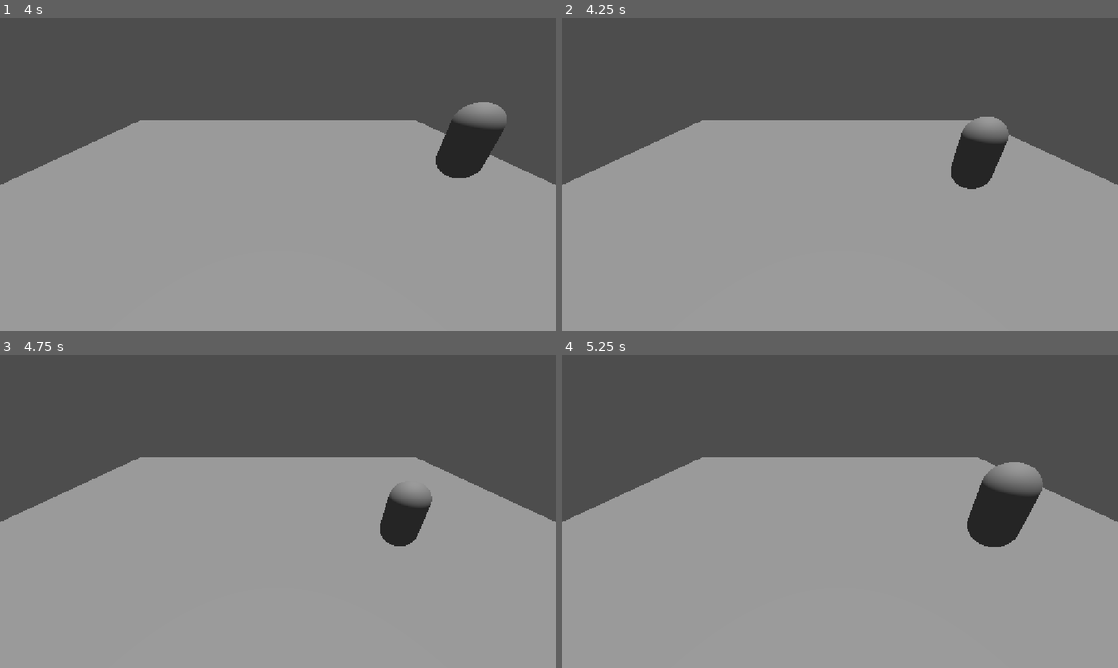
Above: before the commit, frames 1-4 (two rows, left to right).
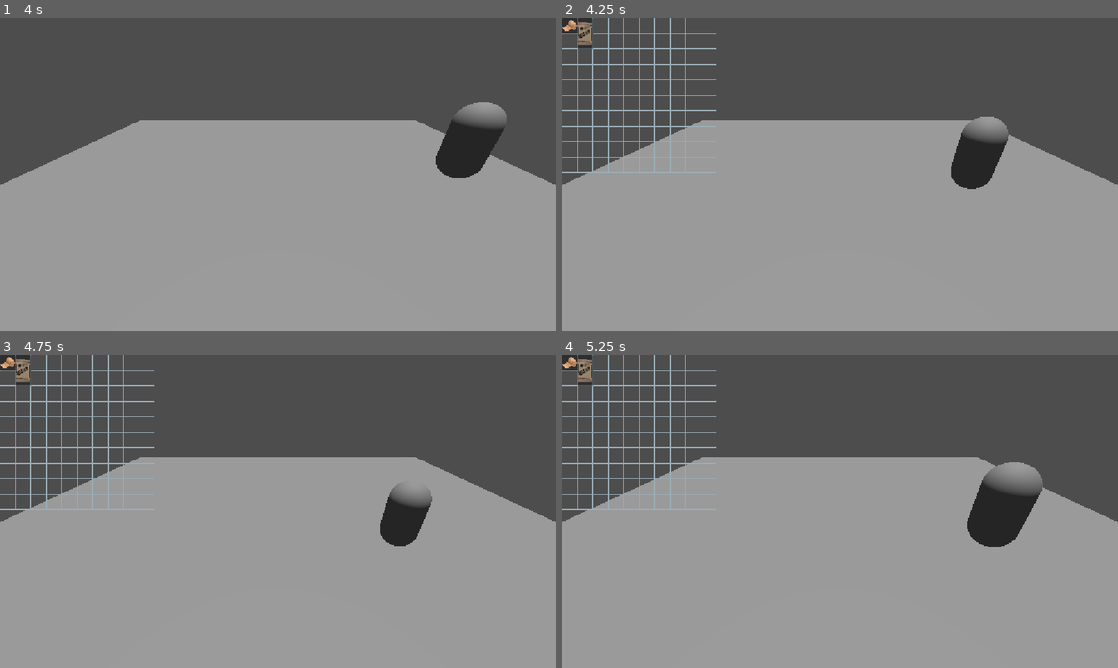
Above: after the commit, the same moments.

Repository: Into-The-Maze/into-the-maze-testing
Game: Godot game, scene res://world.tscn
Two runs of this game, one before a commit and one after it. Both use one fixed random seed, a clock stepped at 60 frames per second and the inputs below.
Inputs (mouse positions are in pixels of both pictures, inside the frame that each line leads up to):
- Up to frame 1 (4 s): tap Enter (ui_accept) at 0.5, 0.77, 2, 3.5, 3.77 s; move the mouse to (400, 158) at 0.52 s; press the mouse at (400, 158) at 0.53 s; hold Right (ui_right) 0.53-1.25 s; tap R (Rotate, bound only after the commit) at 0.8, 2.3, 3.8 s; release the mouse at (400, 158) at 1.25 s; drag from (166, 190) to (250, 237) at 1.27 s; move the mouse to (333, 105) at 2.02 s; press the mouse at (333, 105) at 2.03 s; hold Right (ui_right) 2.03-2.75 s; release the mouse at (333, 105) at 2.75 s; drag from (250, 237) to (111, 127) at 2.77 s; move the mouse to (444, 221) at 3.52 s; press the mouse at (444, 221) at 3.53 s; hold Left (ui_left) from 3.53 s (still down)
- Up to frame 2 (4.25 s): keep holding Left (ui_left); tap I (Open Inventory) at 4.15 s
- Up to frame 3 (4.75 s): release Left (ui_left) at 4.25 s; release the mouse at (444, 558) at 4.25 s; drag from (111, 464) to (194, 433) at 4.27 s
- Up to frame 4 (5.25 s): tap Enter (ui_accept) at 5 s; move the mouse to (867, 511) at 5.02 s; press the mouse at (867, 511) at 5.03 s; hold Down (ui_down) from 5.03 s (still down)

Frame 1 is identical in both runs. In frame 2, 1.9% of the frame differs, in the area x 0-28%, y 0-50%; in frame 3, 1.9%; in frame 4, 1.9%.

Commit message:
feat: Inventory works boom

Diff:
--- a/test-inventory-ui-stack/autoload/ui_manager.gd
+++ b/test-inventory-ui-stack/autoload/ui_manager.gd
@@ -1,20 +1,42 @@
 extends Node
 
-var held_item_id: String = ""
-var held_item_is_rotated: bool = false
-var held_item_origin_inventory: Inventory = null
-var held_item_origin_position: Vector2i = Vector2i.ZERO
-
-# StringName key -> PackedScene panel
 const PANELS := {
-	&"inventory": preload("res://inventory/ui/ui_inventory.tscn")
+	&"inventory": preload("res://inventory/ui/inventory_grid.tscn")
 }
 
-func spawn_inventory(inv: Inventory) -> Control:
-	return Control.new()
+var drag_rotated: bool = false
 
-func try_take(inv: Inventory, id_unique: String):
-	pass
+func spawn_inventory(inv: Inventory):
+	var inv_panel = PANELS[&"inventory"].instantiate()
+	add_child(inv_panel)
+	inv_panel.inventory = inv
+	test(inv_panel.inventory)
 
-func try_place(inv: Inventory, top_left: Vector2i):
-	pass
+func can_move(to_inv: Inventory, id_unique: String, top_left: Vector2i, rotated: bool) -> bool:
+	return to_inv.can_place_at(id_unique, top_left, rotated)
+
+func try_move(from_inv: Inventory, to_inv: Inventory, id_unique: String, top_left: Vector2i, rotated: bool) -> bool:
+	if not to_inv.can_place_at(id_unique, top_left, rotated):
+		return false
+
+	var origin: InventoryEntry = from_inv.take_item(id_unique)
+	if origin == null:
+		return false
+
+	var result := to_inv.place_item(id_unique, top_left, rotated)
+	match result:
+		Inventory.PlacementResult.PLACED, Inventory.PlacementResult.MERGE_FULL:
+			return true
+		_:
+			from_inv.place_item(id_unique, origin.top_left, origin.rotated)
+			return result == Inventory.PlacementResult.MERGE_PART
+
+func _input(event: InputEvent) -> void:
+	if event.is_action_pressed("Rotate") and get_viewport().gui_is_dragging():
+		drag_rotated = not drag_rotated
+
+func test(inv: Inventory):
+	var bandage = ITEM_INSTANCE_REGISTRY.create_instance(&"bandage")
+	inv.auto_insert_item(bandage.id_unique)
+	var mre = ITEM_INSTANCE_REGISTRY.create_instance(&"mre")
+	inv.auto_insert_item(mre.id_unique)
--- a/test-inventory-ui-stack/inventory/data/inventory.gd
+++ b/test-inventory-ui-stack/inventory/data/inventory.gd
@@ -10,13 +10,11 @@
 
 const NO_POSITION := Vector2i(-1, -1)
 
-var _data := InventoryData.new()
-
-@export var grid_size: Vector2i = Vector2i(10, 10):
+@export var _data := InventoryData.new()
+
+var grid_size: Vector2i:
 	get:
 		return _data.grid_size
-	set(value):
-		_data.grid_size = value
 
 ### Queries ###
 func get_item_at(cell: Vector2i) -> String:
@@ -32,7 +30,7 @@
 	return _classify_drop(id_unique, top_left, rotated).kind != _Drop.BLOCKED
 
 func find_free_position(id_unique: String, rotated: bool = false) -> Vector2i:
-	var footprint = _get_footprint(id_unique, rotated)
+	var footprint = get_footprint(id_unique, rotated)
 
 	if footprint == Vector2i.ZERO:
 		return NO_POSITION
@@ -73,11 +71,11 @@
 	if not ITEM_INSTANCE_REGISTRY.has_instance(id_unique):
 		return false
 	var instance: ItemInstance = ITEM_INSTANCE_REGISTRY.get_instance(id_unique)
-	var definition: ItemDefinition = ITEM_DEFINITION_REGISTRY.get_definition(instance.definition_id)
+	var definition: ItemDefinition = ITEM_DEFINITION_REGISTRY.get_definition(instance.id_def)
 	if definition == null:
 		return false
 
-	if definition.is_stackable_fungible:
+	if definition.is_stackable:
 		for existing_id in _data.placements.keys():
 			if instance.quantity <= 0:
 				break
@@ -101,7 +99,7 @@
 ### Internal ###
 func _classify_drop(id_unique: String, top_left: Vector2i, rotated: bool) -> Dictionary:
 	var blocked := { "kind": _Drop.BLOCKED, "target": "" }
-	var footprint := _get_footprint(id_unique, rotated)
+	var footprint := get_footprint(id_unique, rotated)
 
 	if footprint == Vector2i.ZERO:
 		return blocked
@@ -136,17 +134,17 @@
 	var target: ItemInstance = ITEM_INSTANCE_REGISTRY.get_instance(target_id)
 	if source == null or target == null:
 		return false
-	if source.definition_id != target.definition_id:
-		return false
-	var definition: ItemDefinition = ITEM_DEFINITION_REGISTRY.get_definition(source.definition_id)
-	if definition == null or not definition.is_stackable_fungible:
+	if source.id_def != target.id_def:
+		return false
+	var definition: ItemDefinition = ITEM_DEFINITION_REGISTRY.get_definition(source.id_def)
+	if definition == null or not definition.is_stackable:
 		return false
 	return target.quantity < definition.max_stack_size
 
 func _merge_into(source_id: String, target_id: String) -> PlacementResult:
 	var source: ItemInstance = ITEM_INSTANCE_REGISTRY.get_instance(source_id)
 	var target: ItemInstance = ITEM_INSTANCE_REGISTRY.get_instance(target_id)
-	var definition: ItemDefinition = ITEM_DEFINITION_REGISTRY.get_definition(source.definition_id)
+	var definition: ItemDefinition = ITEM_DEFINITION_REGISTRY.get_definition(source.id_def)
 	var moved: int = min(definition.max_stack_size - target.quantity, source.quantity)
 
 	if moved <= 0:
@@ -174,13 +172,13 @@
 	item_placed.emit(id_unique, top_left, rotated)
 
 func _stamp_cells(id_unique: String, top_left: Vector2i, rotated: bool) -> void:
-	var footprint := _get_footprint(id_unique, rotated)
+	var footprint := get_footprint(id_unique, rotated)
 	for x in range(top_left.x, top_left.x + footprint.x):
 		for y in range(top_left.y, top_left.y + footprint.y):
 			_data.occupied_cells[Vector2i(x, y)] = id_unique
 
 func _clear_cells(id_unique: String, top_left: Vector2i, rotated: bool) -> void:
-	var footprint := _get_footprint(id_unique, rotated)
+	var footprint := get_footprint(id_unique, rotated)
 	for x in range(top_left.x, top_left.x + footprint.x):
 		for y in range(top_left.y, top_left.y + footprint.y):
 			_data.occupied_cells.erase(Vector2i(x, y))
@@ -193,11 +191,11 @@
 				return false
 	return true
 
-func _get_footprint(id_unique: String, rotated: bool) -> Vector2i:
+func get_footprint(id_unique: String, rotated: bool) -> Vector2i:
 	if not ITEM_INSTANCE_REGISTRY.has_instance(id_unique):
 		return Vector2i.ZERO
 	var instance: ItemInstance = ITEM_INSTANCE_REGISTRY.get_instance(id_unique)
-	var definition: ItemDefinition = ITEM_DEFINITION_REGISTRY.get_definition(instance.definition_id)
+	var definition: ItemDefinition = ITEM_DEFINITION_REGISTRY.get_definition(instance.id_def)
 	if definition == null:
 		return Vector2i.ZERO
 	if rotated:
--- a/test-inventory-ui-stack/inventory/data/inventory_data.gd
+++ b/test-inventory-ui-stack/inventory/data/inventory_data.gd
@@ -1,7 +1,7 @@
 extends Resource
 class_name InventoryData
 
-var grid_size: Vector2i = Vector2i.ZERO
+@export var grid_size: Vector2i = Vector2i.ZERO
 
 # Vector2i cell -> String id_unique
 var occupied_cells: Dictionary = {}
--- a/test-inventory-ui-stack/inventory/ui/inventory_grid.gd
+++ b/test-inventory-ui-stack/inventory/ui/inventory_grid.gd
@@ -9,6 +9,7 @@
 		inventory = value
 		_bind()
 		custom_minimum_size = Vector2(inventory.grid_size) * CELL_SIZE
+		_rebuild_all_icons()
 		queue_redraw()
 
 # String id_unique -> ItemContainer icon
@@ -54,18 +55,34 @@
 	icon.update(id_unique)
 
 ### Input ###
-func _gui_input(event: InputEvent) -> void:
-	if inventory == null: return
-	if event.is_action_pressed("Left Click"):
-		var cell := Vector2i(get_local_mouse_position() / CELL_SIZE)
-		if !UI_MANAGER.held_item_id == "":
-			var target_id := inventory.get_item_at(cell)
-			if target_id != "":
-				UI_MANAGER.try_take(inventory, target_id)
+func _get_drag_data(at_position: Vector2) -> Variant:
+	var cell := Vector2i(at_position / CELL_SIZE)
+	var id := inventory.get_item_at(cell)
+	if id == "": return null
 
-		else:
-			UI_MANAGER.try_place(inventory, cell)
+	var preview: ItemContainer = ITEM_CONTAINER.instantiate()
+	preview.mouse_filter = Control.MOUSE_FILTER_IGNORE
 
+	# Wrapper so the item is centred on the cursor instead of hanging off its corner
+	var wrapper := Control.new()
+	wrapper.add_child(preview)
+	set_drag_preview(wrapper)
+
+	preview.update(id)
+	preview.position = -preview.size / 2.0
+
+	return {"id": id, "from": inventory, "origin": cell}
+
+func _can_drop_data(at_position: Vector2, data: Variant) -> bool:
+	if not (data is Dictionary and data.has("id")): return false
+	return UI_MANAGER.can_move(inventory, data.id, _drop_cell(at_position, data.id), UI_MANAGER.drag_rotated)
+
+func _drop_data(at_position: Vector2, data: Variant) -> void:
+	UI_MANAGER.try_move(data.from, inventory, data.id, _drop_cell(at_position, data.id), UI_MANAGER.drag_rotated)
+
+func _drop_cell(at_position: Vector2, id_unique: String) -> Vector2i:
+	var footprint := inventory.get_footprint(id_unique, UI_MANAGER.drag_rotated)
+	return Vector2i((at_position / CELL_SIZE - Vector2(footprint) / 2.0).round())
 
 ### Internal ###
 func _bind():
--- a/test-inventory-ui-stack/inventory/ui/inventory_grid.tscn
+++ b/test-inventory-ui-stack/inventory/ui/inventory_grid.tscn
@@ -1,13 +1,14 @@
-[gd_scene format=3 uid="uid://cavj87nj02eft"]
+[gd_scene format=3 uid="uid://dcgbyl2bgkdpj"]
 
 [ext_resource type="Texture2D" uid="uid://dblpao7xflkaw" path="res://assets/ui/cell.png" id="1_04nin"]
-[ext_resource type="Script" uid="uid://b421t1yhiseb1" path="res://inventory/ui/inventory_grid.gd" id="2_frawo"]
+[ext_resource type="Script" uid="uid://dx6uubqct42hi" path="res://inventory/ui/inventory_grid.gd" id="2_frawo"]
 
 [node name="InventoryView" type="NinePatchRect" unique_id=1601652082]
 texture_filter = 1
 custom_minimum_size = Vector2(32, 32)
 offset_right = 32.0
 offset_bottom = 32.0
+mouse_filter = 0
 texture = ExtResource("1_04nin")
 axis_stretch_horizontal = 1
 axis_stretch_vertical = 1
--- a/test-inventory-ui-stack/inventory/ui/item_container.gd
+++ b/test-inventory-ui-stack/inventory/ui/item_container.gd
@@ -1,20 +1,26 @@
 extends PanelContainer
 class_name ItemContainer
 
+var texture
+var stack
+
 func _ready() -> void:
-	$C/Stack.visible = false
-	$C/Stack.text = ""
+	texture = $C/ItemTexture
+	stack = $Stack
 
 func update(id_unique: String):
-	var inst := ITEM_INSTANCE_REGISTRY.get_instance(id_unique)
-	var def := ITEM_DEFINITION_REGISTRY.get_definition(inst.id_def)
-	update_image(def)
-	update_stack(def, inst.quantity)
+	var inst = ITEM_INSTANCE_REGISTRY.get_instance(id_unique)
+	var def = ITEM_DEFINITION_REGISTRY.get_definition(inst.id_def)
+	set_image(def)
+	set_stack(inst, def)
 
-func update_image(def: ItemDefinition):
-	$C/ItemTexture.texture = def.item_2d
+func set_image(def: ItemDefinition):
+	texture.texture = def.item_2d
 
-func update_stack(def: ItemDefinition, current_stack: int):
-	if !def.is_stackable: $C/Stack.visible = false; $C/Stack.text = ""; return
-	$C/Stack.visible = true
-	$C/Stack.text = "%s/%s" % [str(current_stack), str(def.max_stack_size)]
+func set_stack(inst: ItemInstance, def: ItemDefinition):
+	if def.is_stackable:
+		stack.visible = true
+		stack.text = "%s/%s"%[inst.quantity,def.max_stack_size]
+	else:
+		stack.visible = false
+		stack.text = ""
--- a/test-inventory-ui-stack/inventory/ui/ui_inventory.tscn
+++ /dev/null
@@ -1,31 +0,0 @@
-[gd_scene format=3 uid="uid://daed40j7l1at1"]
-
-[ext_resource type="Script" uid="uid://bmt38m44o0drq" path="res://inventory/ui/ui_container.gd" id="1_i7vby"]
-[ext_resource type="PackedScene" uid="uid://cavj87nj02eft" path="res://inventory/ui/inventory_grid.tscn" id="2_m5n1a"]
-
-[node name="UiContainer" type="PanelContainer" unique_id=737268777]
-custom_minimum_size = Vector2(64, 64)
-script = ExtResource("1_i7vby")
-
-[node name="V" type="VBoxContainer" parent="." unique_id=334356691]
-layout_mode = 2
-theme_override_constants/separation = 0
-
-[node name="H" type="HBoxContainer" parent="V" unique_id=1018304927]
-layout_mode = 2
-theme_override_constants/separation = 0
-
-[node name="Bar" type="Panel" parent="V/H" unique_id=1003299187]
-layout_mode = 2
-size_flags_horizontal = 3
-
-[node name="Close" type="Button" parent="V/H" unique_id=1443697831]
-layout_mode = 2
-theme_override_font_sizes/font_size = 4
-text = "X"
-
-[node name="InventoryView" parent="V" unique_id=1601652082 instance=ExtResource("2_m5n1a")]
-layout_mode = 2
-
-[connection signal="gui_input" from="V/H/Bar" to="." method="_on_bar_gui_input"]
-[connection signal="button_down" from="V/H/Close" to="." method="_on_close_button_down"]
--- /dev/null
+++ b/test-inventory-ui-stack/item/data/types/food_item_definition.gd
@@ -0,0 +1,4 @@
+extends ItemDefinition
+class_name FoodItemDefinition
+
+# Class for edible items.
--- /dev/null
+++ b/test-inventory-ui-stack/item/definition/mre.tres
@@ -0,0 +1,13 @@
+[gd_resource type="Resource" script_class="FoodItemDefinition" format=3 uid="uid://bgfga3vsw3024"]
+
+[ext_resource type="Texture2D" uid="uid://cay00grfn3ib7" path="res://assets/items_2d/mre.png" id="1_0gsa6"]
+[ext_resource type="Script" uid="uid://cvw06harr4qko" path="res://item/data/types/food_item_definition.gd" id="1_nqeyb"]
+
+[resource]
+script = ExtResource("1_nqeyb")
+id = &"mre"
+name = "MRE Ration Pack"
+description = "A military ration pack containing a full meal, albeit dry."
+item_2d = ExtResource("1_0gsa6")
+grid_size = Vector2i(1, 2)
+metadata/_custom_type_script = "uid://cvw06harr4qko"
--- a/test-inventory-ui-stack/project.godot
+++ b/test-inventory-ui-stack/project.godot
@@ -42,6 +42,11 @@
 "events": [Object(InputEventKey,"resource_local_to_scene":false,"resource_name":"","device":-1,"window_id":0,"alt_press …(192 unchanged characters)…
 ]
 }
+Rotate={
+"deadzone": 0.2,
+"events": [Object(InputEventKey,"resource_local_to_scene":false,"resource_name":"","device":-1,"window_id":0,"alt_pressed":false,"shift_pressed":false,"ctrl_pressed":false,"meta_pressed":false,"pressed":false,"keycode":0,"physical_keycode":82,"key_label":0,"unicode":114,"location":0,"echo":false,"script":null)
+]
+}
 
 [physics]
 
--- a/test-inventory-ui-stack/world.tscn
+++ b/test-inventory-ui-stack/world.tscn
@@ -2,10 +2,16 @@
 
 [ext_resource type="Script" uid="uid://c8f7y2nwsups6" path="res://char.gd" id="1_f3sb7"]
 [ext_resource type="Script" uid="uid://tyjtyfcvbn22" path="res://inventory/data/inventory.gd" id="2_fj7yv"]
+[ext_resource type="Script" uid="uid://ca653x88h87vx" path="res://inventory/data/inventory_data.gd" id="3_tlwt5"]
 
 [sub_resource type="CapsuleMesh" id="CapsuleMesh_umdtr"]
 
 [sub_resource type="CapsuleShape3D" id="CapsuleShape3D_umdtr"]
+
+[sub_resource type="Resource" id="Resource_04nin"]
+script = ExtResource("3_tlwt5")
+grid_size = Vector2i(10, 10)
+metadata/_custom_type_script = "uid://ca653x88h87vx"
 
 [sub_resource type="Environment" id="Environment_umdtr"]
 
@@ -27,6 +33,7 @@
 
 [node name="Inventory" type="Node" parent="Char" unique_id=673459977]
 script = ExtResource("2_fj7yv")
+_data = SubResource("Resource_04nin")
 metadata/_custom_type_script = "uid://tyjtyfcvbn22"
 
 [node name="Camera3D" type="Camera3D" parent="." unique_id=1208918736]
Not shown, changed: test-inventory-ui-stack/inventory/ui/inventory_grid.gd.uid
Not shown, added: test-inventory-ui-stack/item/data/types/food_item_definition.gd.uid
